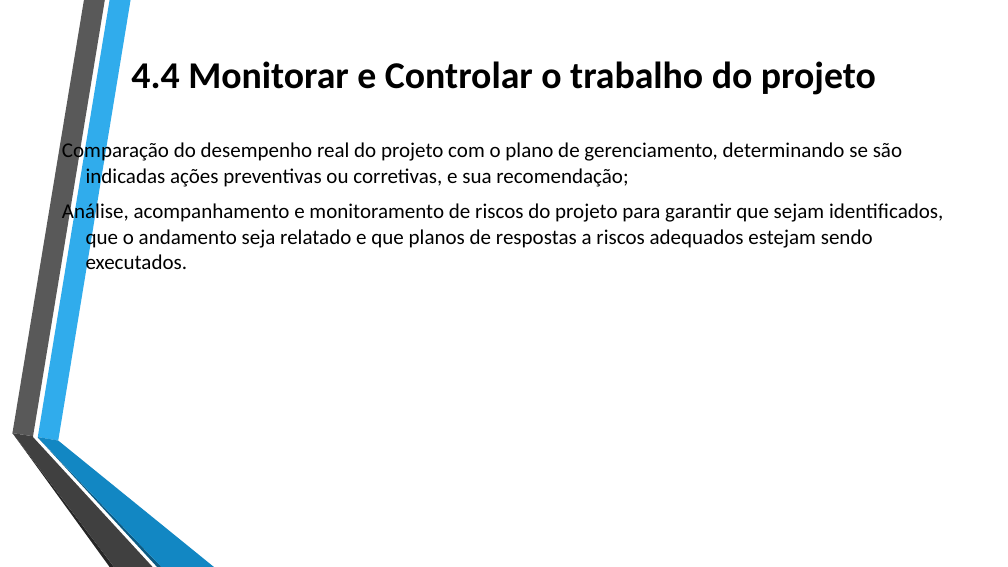
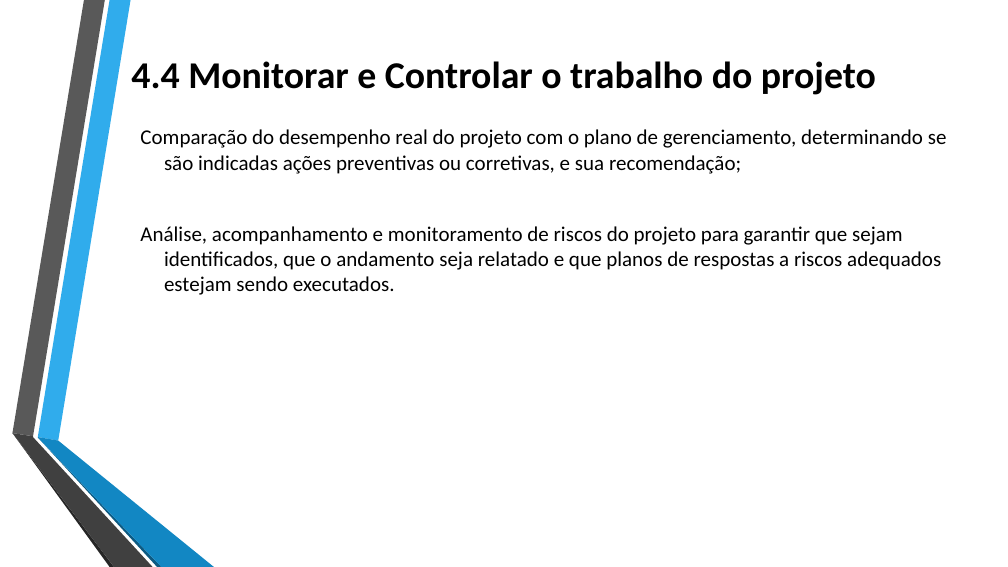
Before and after one commit to jharbes/ADMINISTRACAO-DE-REDES, a slide deck: slide 33 of RELATORIO PROVA P2/relatorio-pmbok-capitulo4-jharbes.pptx. Drawn at 1008x567 pixels with LibreOffice and Linux fonts; fonts in the diff are those of the drawing. Boxes give left, top, right and bottom in pixels: in the first picture for what was removed or moved away, otherwise in the second. Text is boxed around its words. In the diff, an @@ line names an element or a change of style, - is before the commit and + after.

```diff
--- a/RELATORIO PROVA P2/relatorio-pmbok-capitulo4-jharbes.pptx
+++ b/RELATORIO PROVA P2/relatorio-pmbok-capitulo4-jharbes.pptx
@@ text "Comparação do desempenho real do ..." rewrapped from (62, 140, 943, 270) to (140, 129, 947, 295) @@
```
Also in this commit, not shown: 9 other slides changed.
